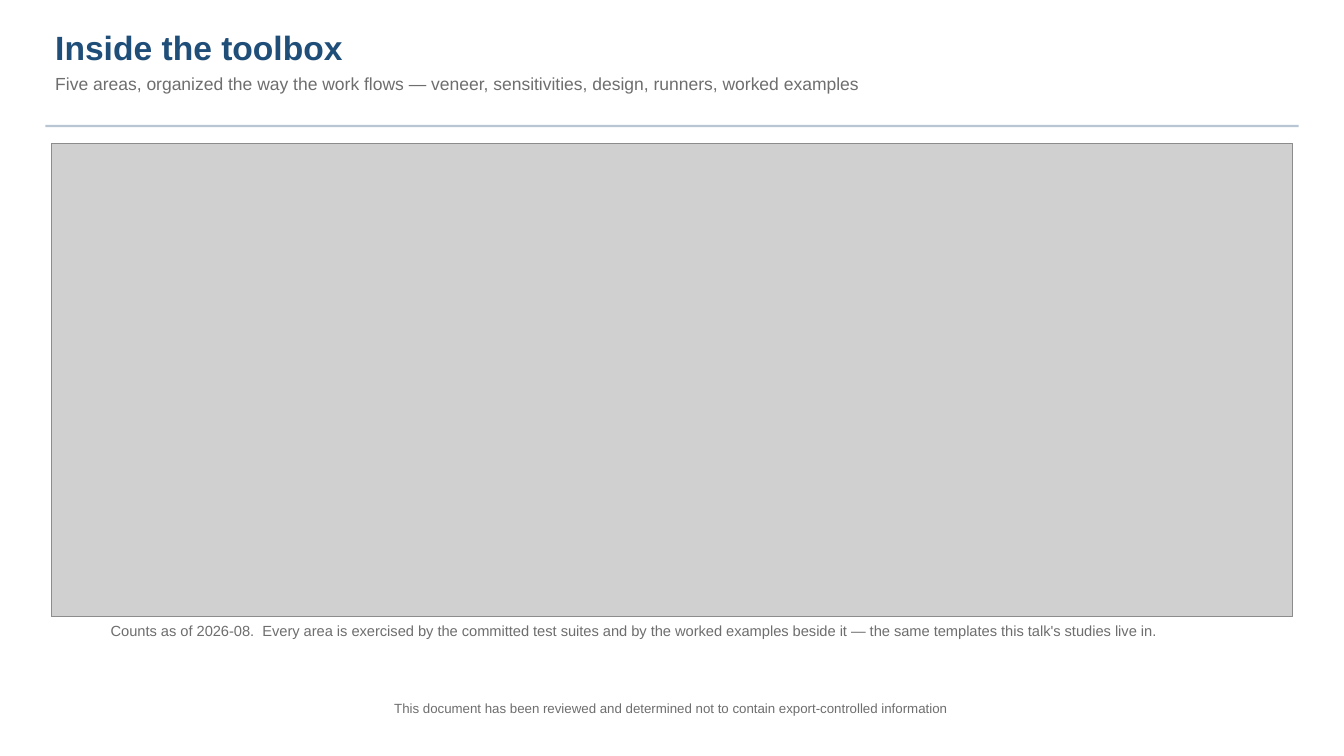
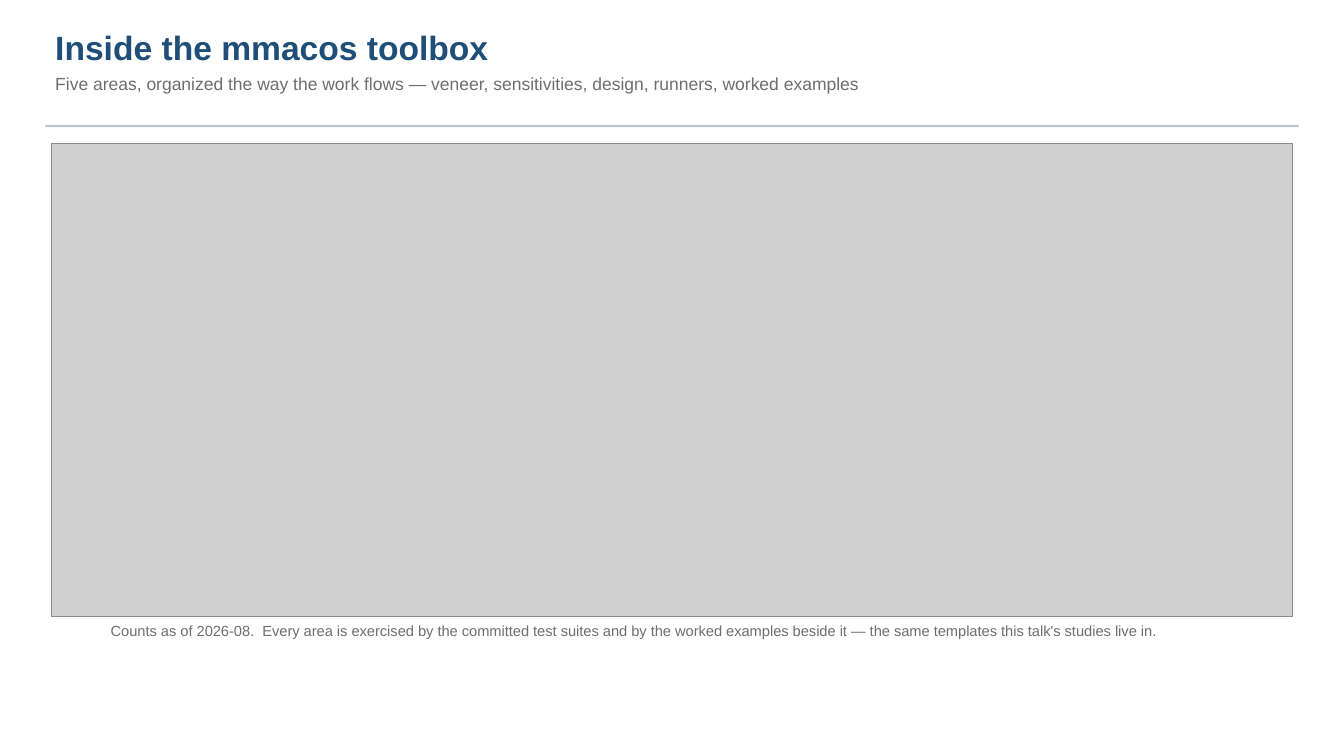
Before and after one commit to nasa-jpl/macos, a slide deck: slide 4 of demo_session/baseline_pass3.pptx. Drawn at 1344x756 pixels with LibreOffice and Linux fonts; fonts in the diff are those of the drawing; grey boxes stand for pictures. Boxes give left, top, right and bottom in pixels: in the first picture for what was removed or moved away, otherwise in the second. Text is boxed around its words. In the diff, an @@ line names an element or a change of style, - is before the commit and + after.

```diff
--- a/demo_session/baseline_pass3.pptx
+++ b/demo_session/baseline_pass3.pptx
@@ text at [55, 35, 488, 61]: text changed @@
-Inside the toolbox
+Inside the mmacos toolbox
@@ text removed at [394, 703, 947, 716] @@
-This document has been reviewed and determined not to contain export-controlled information
```
Also in this commit, not shown: 4 other slides changed, 5 other files.
